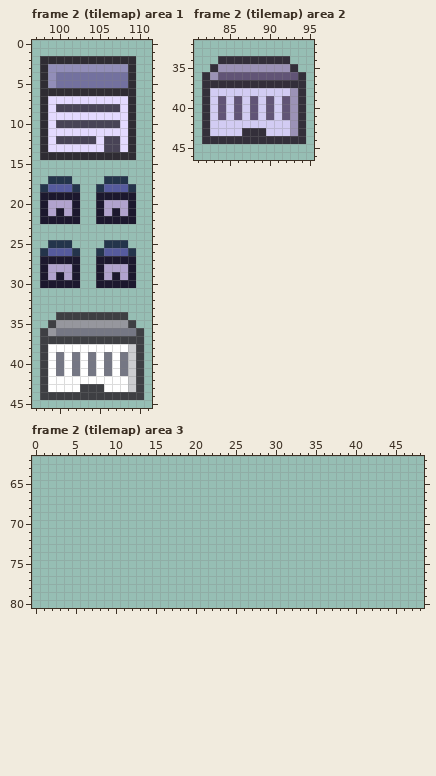
Two states of a pixel-art file, assets/sprites/basesheet.ase. The picture above was drawn from the file before the commit.
256x256 pixels, 5 frames. Colours within 5 levels of each other are drawn and written as one. Shown: frame 2 (tilemap) area 1: x 97..111, y 0..45; frame 2 (tilemap) area 2: x 81..95, y 32..46; frame 2 (tilemap) area 3: x 0..48, y 62..80. The commit also changed other frames or places, which this record leaves out.
After the commit:
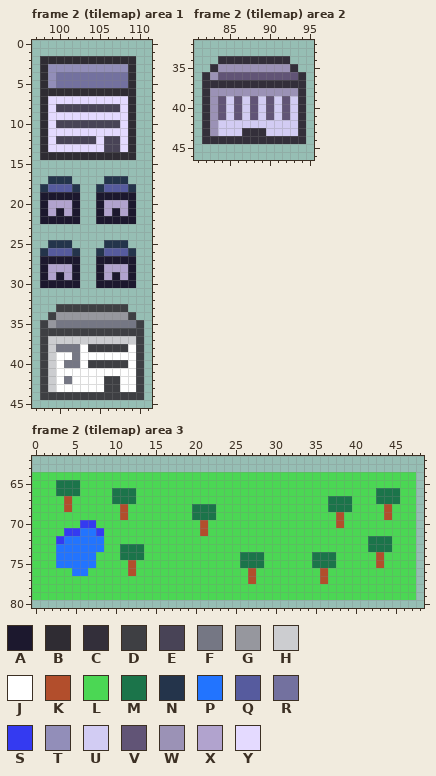
Palette (. is transparent): A #1c182e  B #2f2c33  C #332f3a  D #3e3f43  E #484356  F #757784  G #96979e  H #cccdd0  J #ffffff  K #b24e2c  L #4bd754  M #1b744a  N #24344b  P #2274ff  Q #565b9e  R #73719f  S #343af1  T #928eb9  U #d2ccf3  V #615476  W #9b92b6  X #b1a3ce  Y #e4daff
Difference:
Changed rows in their new state; - is an unchanged pixel.
Frame 2 (tilemap) area 1:
first column x 98:
33 --DDDDDDDDD--
34 -DGGGGGGGGGD-
35 DGFFFFFFFFFFD
36 -DDDDDDDDDDD-
37 -HHHHHHHHHHH-
38 -HFFF-DDDDDJ-
39 -HJ---J-J-JJ-
40 -HJF--DDDDDJ-
41 -HJ-J-J-J-JJ-
42 -H-F----DD-J-
43 -H---JJJDD-J-
Frame 2 (tilemap) area 2:
first column x 83:
38 WWWWWWWWWW-
39 W---------U
40 W---------U
41 W---------U
42 W---------U
43 W---------U
Frame 2 (tilemap) area 3:
first column x 0:
64 LLLLLLLLLLLLLLLLLLLLLLLLLLLLLLLLLLLLLLLLLLLLLLLL
65 LLLMMMLLLLLLLLLLLLLLLLLLLLLLLLLLLLLLLLLLLLLLLLLL
66 LLLMMMLLLLMMMLLLLLLLLLLLLLLLLLLLLLLLLLLLLLLMMMLL
67 LLLLKLLLLLMMMLLLLLLLLLLLLLLLLLLLLLLLLMMMLLLMMMLL
68 LLLLKLLLLLLKLLLLLLLLMMMLLLLLLLLLLLLLLMMMLLLLKLLL
69 LLLLLLLLLLLKLLLLLLLLMMMLLLLLLLLLLLLLLLKLLLLLKLLL
70 LLLLLLSSLLLLLLLLLLLLLKLLLLLLLLLLLLLLLLKLLLLLLLLL
71 LLLLSSPPSLLLLLLLLLLLLKLLLLLLLLLLLLLLLLLLLLLLLLLL
72 LLLSPPPPPLLLLLLLLLLLLLLLLLLLLLLLLLLLLLLLLLMMMLLL
73 LLLPPPPPPLLMMMLLLLLLLLLLLLLLLLLLLLLLLLLLLLMMMLLL
74 LLLPPPPPLLLMMMLLLLLLLLLLLLMMMLLLLLLMMMLLLLLKLLLL
75 LLLPPPPPLLLLKLLLLLLLLLLLLLMMMLLLLLLMMMLLLLLKLLLL
76 LLLLLPPLLLLLKLLLLLLLLLLLLLLKLLLLLLLLKLLLLLLLLLLL
77 LLLLLLLLLLLLLLLLLLLLLLLLLLLKLLLLLLLLKLLLLLLLLLLL
78 LLLLLLLLLLLLLLLLLLLLLLLLLLLLLLLLLLLLLLLLLLLLLLLL
79 LLLLLLLLLLLLLLLLLLLLLLLLLLLLLLLLLLLLLLLLLLLLLLLL
Pixel boxes of the changes (left, top, right, bottom) in both pictures:
changed: (40, 304, 144, 392)
changed: (210, 88, 298, 136)
added: (32, 472, 416, 600)
